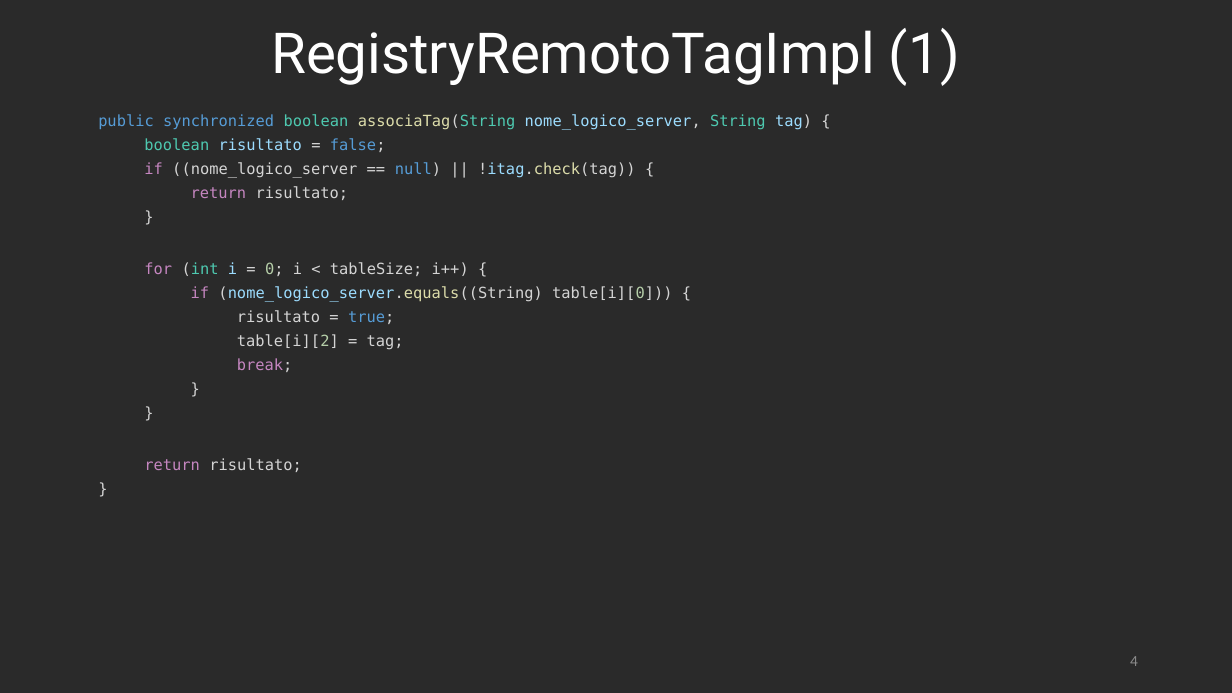
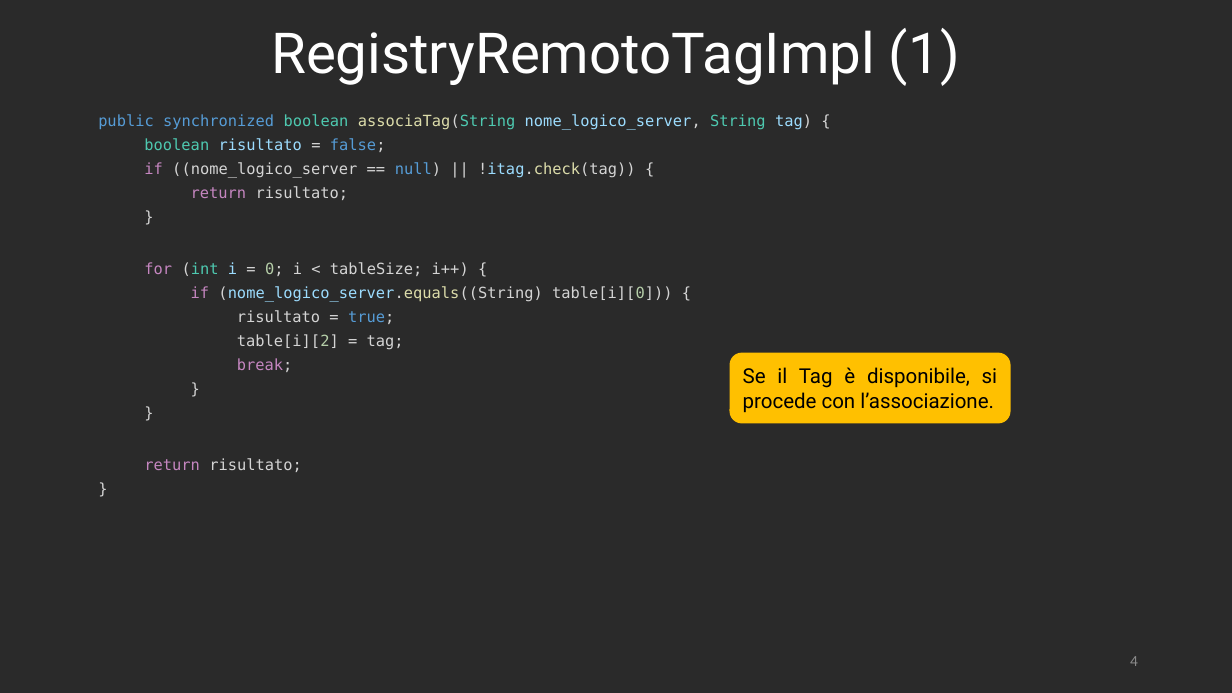
Before and after one commit to RetiCalc-Unibo/progetto7, a slide deck: slide 4 of Presentazione.pptx. Drawn at 1232x693 pixels with LibreOffice and Linux fonts; fonts in the diff are those of the drawing. Boxes give left, top, right and bottom in pixels: in the first picture for what was removed or moved away, otherwise in the second. Text is boxed around its words. In the diff, an @@ line names an element or a change of style, - is before the commit and + after.

```diff
--- a/Presentazione.pptx
+++ b/Presentazione.pptx
@@ rounded rectangle added at box(730, 353, 1010, 422), fill #FFC000, outline #FFC000 1 pt, 16 pt, text #000000 @@
+Se il Tag è disponibile, si procede con l’associazione.
```
Also in this commit, not shown: 5 other slides changed, 1 other file.
